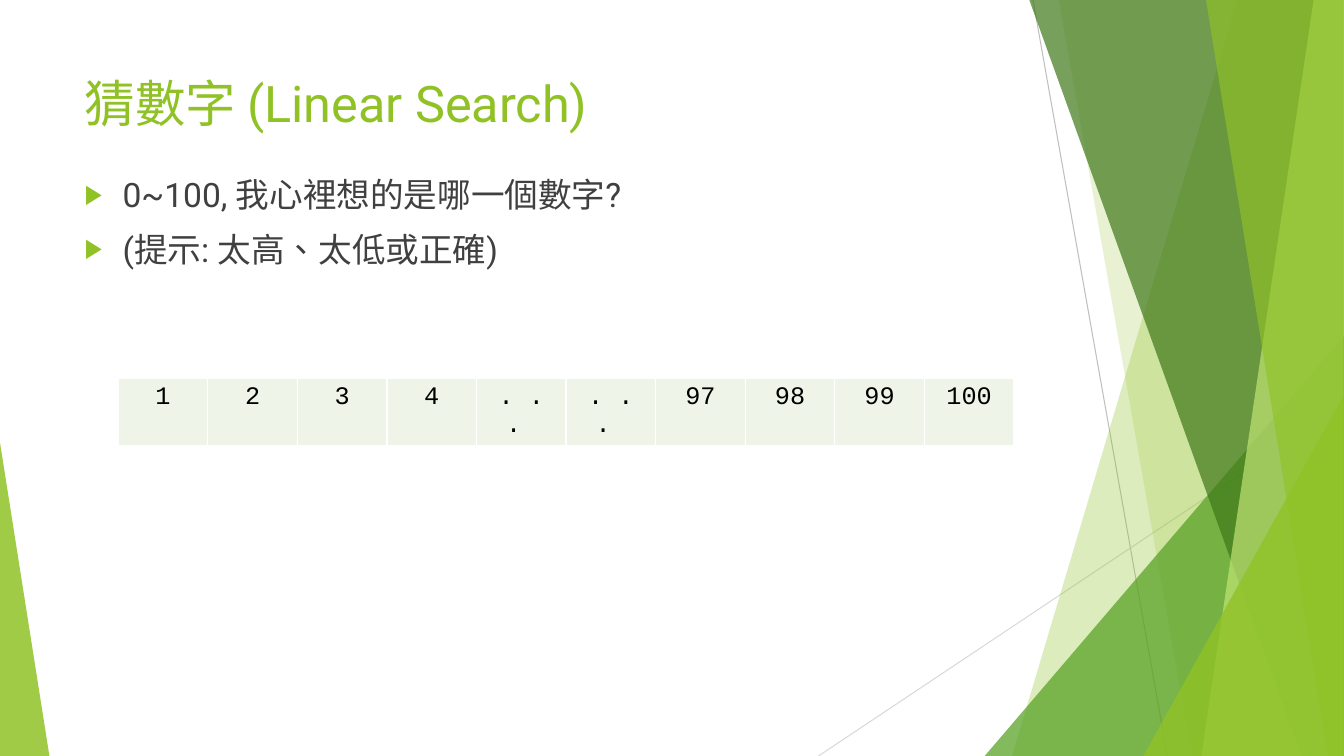
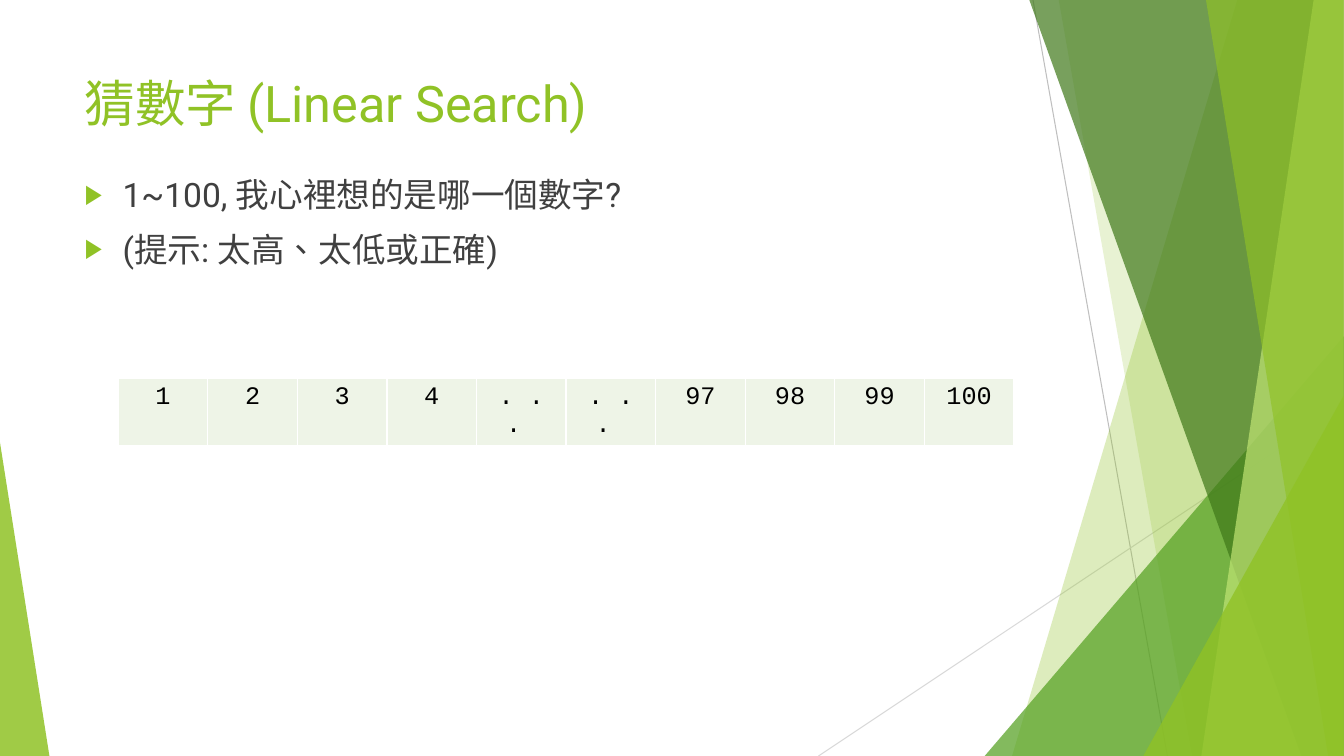
Before and after one commit to d823944/Python4Us, a slide deck: slide 5 of Slide_APCS/CH1 資料結構與演算法_前言.pptx. Drawn at 1344x756 pixels with LibreOffice and Linux fonts; fonts in the diff are those of the drawing. Boxes give left, top, right and bottom in pixels: in the first picture for what was removed or moved away, otherwise in the second. Text is boxed around its words. In the diff, an @@ line names an element or a change of style, - is before the commit and + after.

```diff
--- a/Slide_APCS/CH1 資料結構與演算法_前言.pptx
+++ b/Slide_APCS/CH1 資料結構與演算法_前言.pptx
@@ text at (x1=123, y1=178, x2=621, y2=212): text changed @@
-▶ 0~100, 我心裡想的是哪一個數字?
+▶ 1~100, 我心裡想的是哪一個數字?
```
Also in this commit, not shown: 2 other slides changed.
